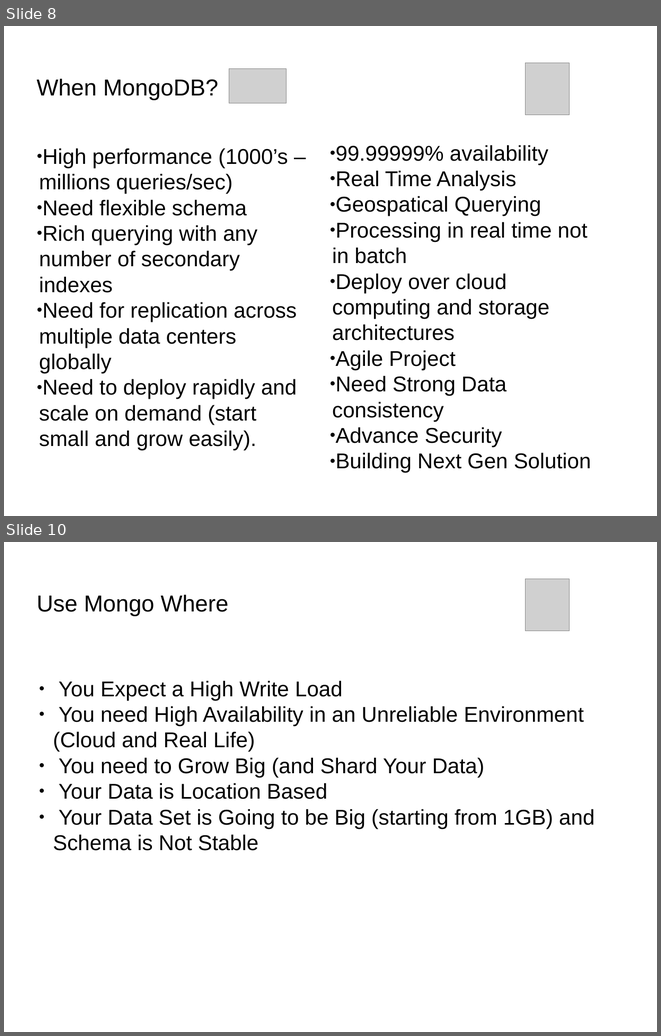
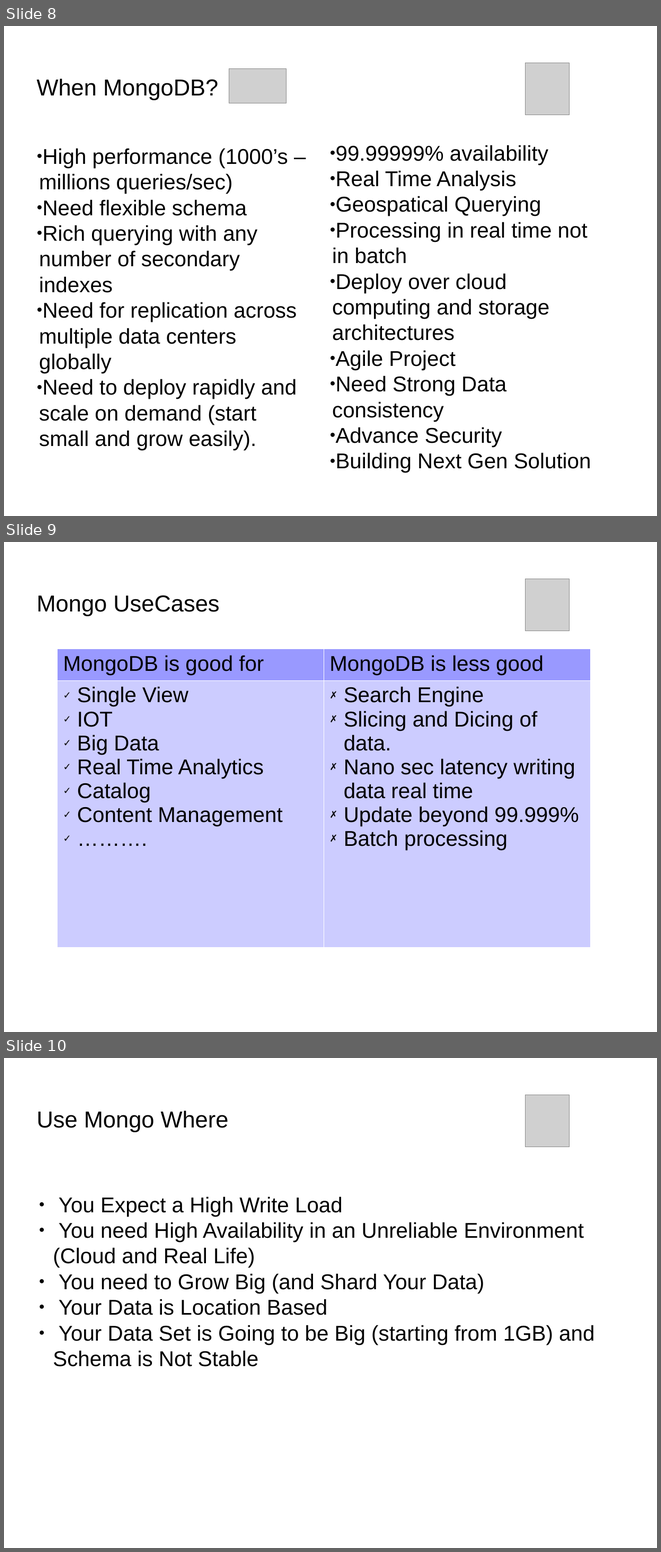
Before and after one commit to Bhakti/mongo_session, a slide deck: MongoDB_Session.odp. Shown one above the other, each under a label of ours: slides 8 and 10 before the commit, slides 8, 9 and 10 after it; the slides between them are not shown. The pictures are 661x1036 and 661x1552 pixels, drawn with LibreOffice and Linux fonts; fonts in the diff are those of the drawing; grey boxes stand for pictures; background and template pictures are left out. Boxes give left, top, right and bottom in pixels: in the first picture for what was removed or moved away, otherwise in the second. Text is boxed around its words. In the diff, an @@ line names an element or a change of style, - is before the commit and + after.

```diff
--- a/MongoDB_Session.odp
+++ b/MongoDB_Session.odp
@@ slide 9 added at (x1=4, y1=542, x2=657, y2=1032), background picture (left out) @@
@@ picture added at (x1=526, y1=579, x2=570, y2=631) @@
@@ title added at (x1=37, y1=595, x2=219, y2=616), 28 pt, text #000000 @@
+Mongo UseCases
@@ table added at (x1=58, y1=649, x2=591, y2=946), 2 rows, 2 columns @@
+MongoDB is good for | MongoDB is less good
+Single View / IOT / Big Data / Real Time Analytics / Catalog / Content Management / ………. | Search Engine / Slicing and Dicing of data. / Nano sec latency writing data real time / Update beyond 99.999% / Batch processing
```
Also in this commit, not shown: 6 slides changed, 1 slide removed, 15 other files.
